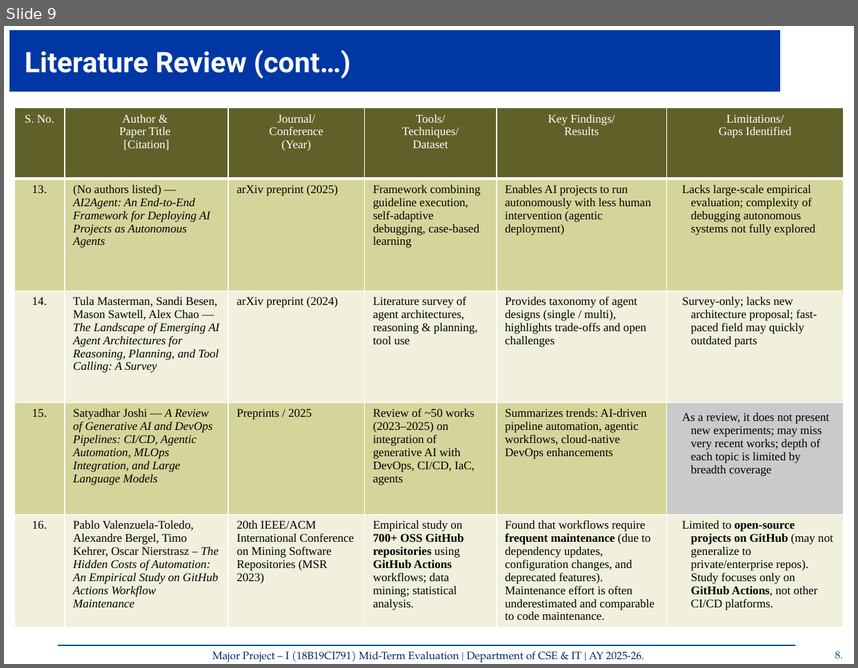
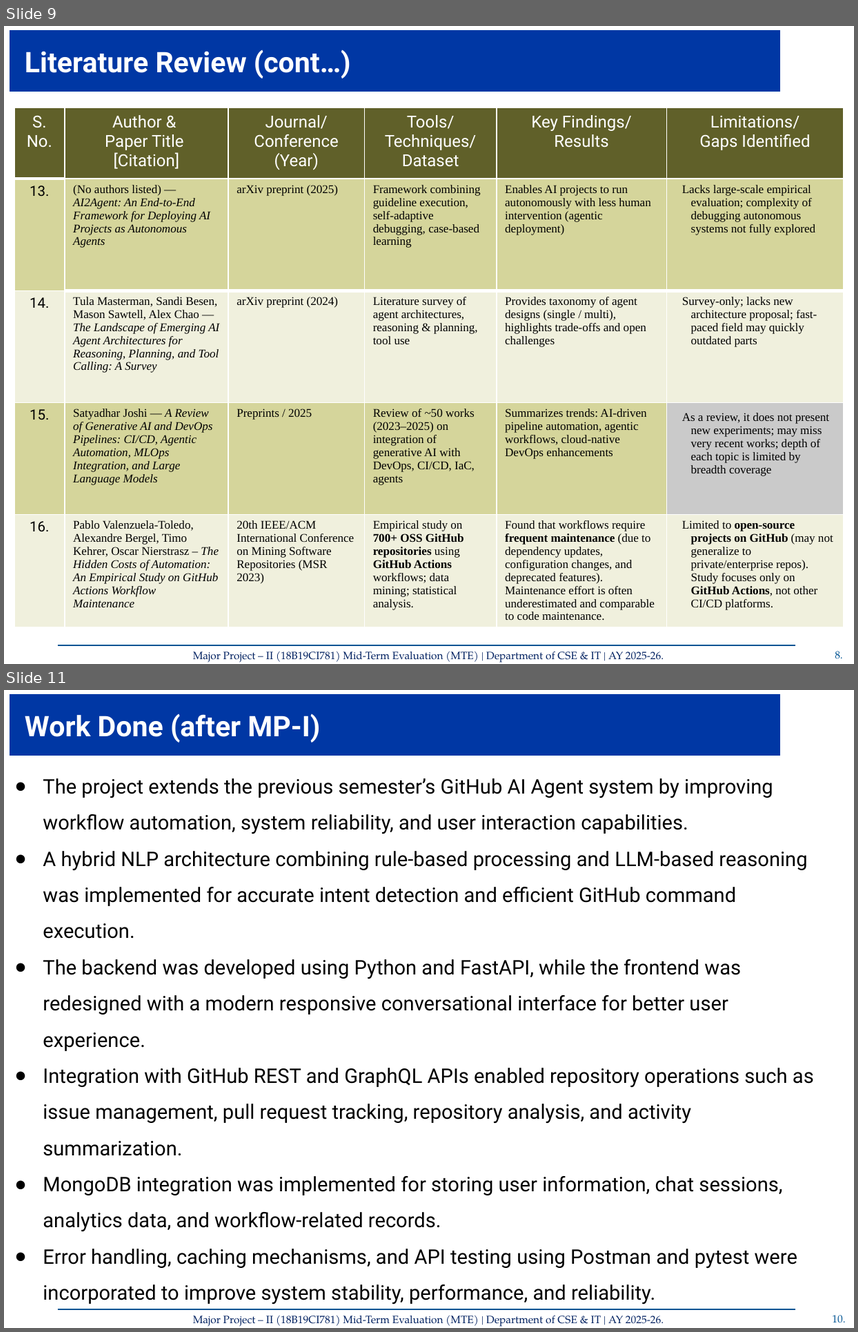
Before and after one commit to GauravThakur04/AI-Agent-for-Github-Workflow-Automation, a slide deck: RG61.pptx. Shown one above the other, each under a label of ours: slide 9 before the commit, slides 9 and 11 after it; the slides between them are not shown. The pictures are 858x668 and 858x1332 pixels, drawn with LibreOffice and Linux fonts; fonts in the diff are those of the drawing; background and template pictures are left out. Boxes give left, top, right and bottom in pixels: in the first picture for what was removed or moved away, otherwise in the second. Text is boxed around its words. In the diff, an @@ line names an element or a change of style, - is before the commit and + after.

```diff
--- a/RG61.pptx
+++ b/RG61.pptx
@@ slide 11 added at (4, 690, 854, 1328), background #FFFFFF; not listed: 4 template elements that a slide beside it also shows @@
@@ title added at (7, 693, 782, 757), fill #0037A4, outline #FFFFFF 2.5 pt, 24 pt, text #FFFFFF, bold @@
+Work Done (after MP-I)
@@ text added at (43, 778, 814, 1304), 17 pt, text #000000 @@
+● The project extends the previous semester’s GitHub AI Agent system by improving workflow automation, system reliability, and user interaction capabilities.
+● A hybrid NLP architecture combining rule-based processing and LLM-based reasoning was implemented for accurate intent detection and efficient GitHub command execution.
+● The backend was developed using Python and FastAPI, while the frontend was redesigned with a modern responsive conversational interface for better user experience.
+● Integration with GitHub REST and GraphQL APIs enabled repository operations such as issue management, pull request tracking, repository analysis, and activity summarization.
+● MongoDB integration was implemented for storing user information, chat sessions, analytics data, and workflow-related records.
+● Error handling, caching mechanisms, and API testing using Postman and pytest were incorporated to improve system stability, performance, and reliability.
@@ slide 9 changed as well @@
@@ table at (14, 107, 843, 623) @@
@@ size 10 to 14 pt in "S. No.", "Author &", "Paper Title [Citation]", "Journal/" and 8 more places @@
@@ font Times New Roman to Roboto in "S. No.", "Author &", "Paper Title [Citation]", "Journal/" and 12 more places @@
@@ size 10 to 12 pt in "13.", "14.", "15.", "16." @@
@@ borders changed @@
@@ text at (193, 650, 664, 662): text changed @@
-Major Project – I (18B19CI791) Mid-Term Evaluation | Department of CSE & IT | AY 2025-26.
+Major Project – II (18B19CI781) Mid-Term Evaluation (MTE) | Department of CSE & IT | AY 2025-26.
```
Also in this commit, not shown: 16 other slides changed, 20 other slides added, 18 slides removed.
